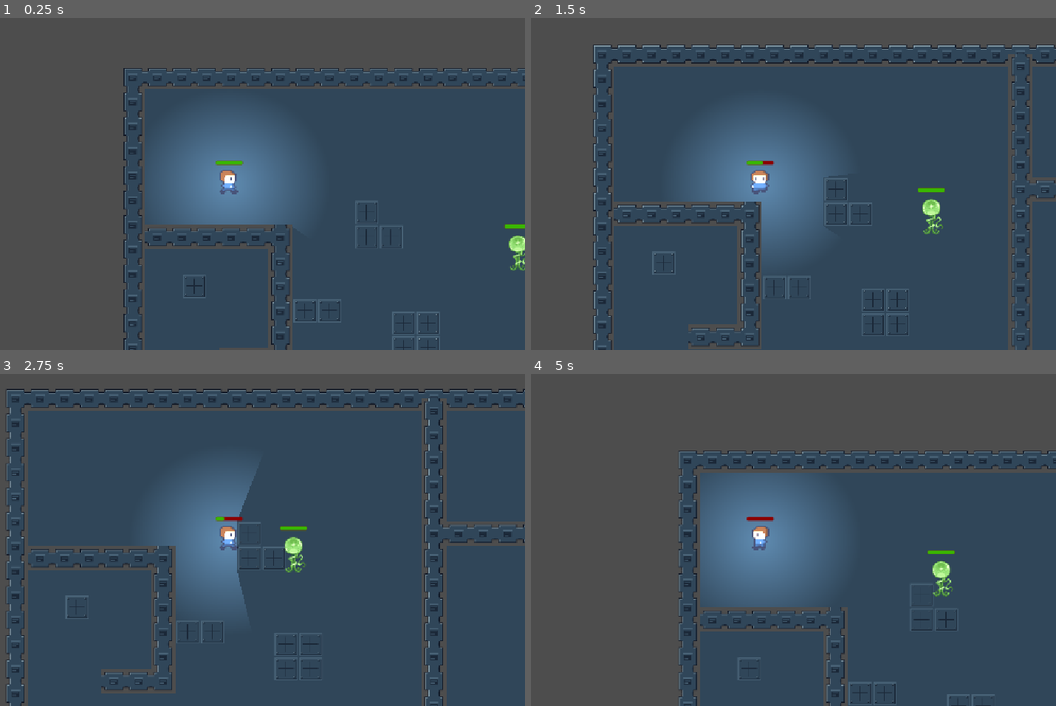
Above: before the commit, frames 1-4 (two rows, left to right).
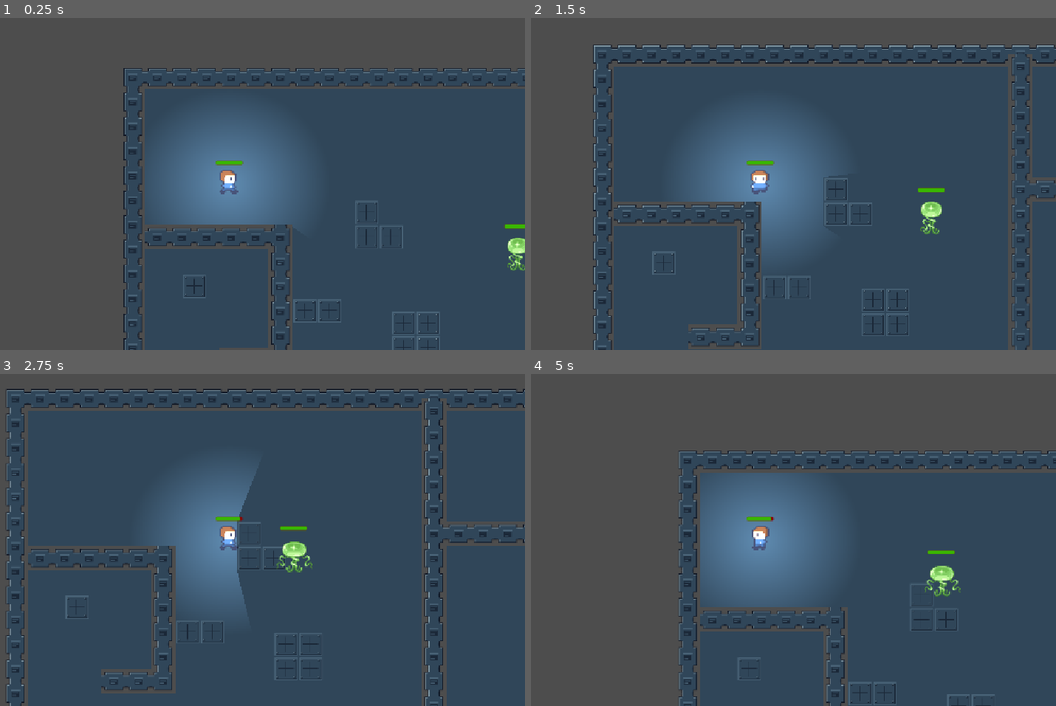
Above: after the commit, the same moments.

Repository: Simi-jpg/codesmelt-jam
Game: Godot game, scene res://scenes/level/dark.tscn
Two runs of this game, one before a commit and one after it. Both use one fixed random seed, a clock stepped at 60 frames per second and the inputs below. This scene is started directly instead of the project's main scene.
Inputs (mouse positions are in pixels of both pictures, inside the frame that each line leads up to):
- Up to frame 1 (0.25 s): no input
- Up to frame 2 (1.5 s): tap Enter (ui_accept) at 0.5, 0.77, 0.8, 1.07, 1.35 s; move the mouse to (888, 167) at 0.52 s; hold Right (ui_right) 0.53-1.28 s; click (888, 167) at 0.6 s; move the mouse to (641, 200) at 1.27 s; hold Down (ui_down) from 1.28 s (still down)
- Up to frame 3 (2.75 s): tap Enter (ui_accept) at 1.52, 1.82, 2.3 s; click (110, 556) at 1.55 s; move the mouse to (288, 466) at 2.02 s; release Down (ui_down) at 2.03 s; hold Right (ui_right) from 2.03 s (still down); click (288, 466) at 2.1 s
- Up to frame 4 (5 s): move the mouse to (730, 606) at 2.77 s; release Right (ui_right) at 2.78 s; hold Up (ui_up) 2.78-3.53 s; click (730, 606) at 2.85 s; tap Enter (ui_accept) at 3.02, 3.32, 3.6, 3.77, 4.07, 4.52, 4.82 s; move the mouse to (935, 589) at 3.52 s; hold Left (ui_left) from 3.53 s (still down); move the mouse to (583, 490) at 4.27 s; click (583, 490) at 4.35 s

The runs differ from the first frame. In frame 1, 0.2% of the frame differs, in the area x 96-100%, y 65-76%; in frame 2, 0.2%; in frame 3, 0.4%; in frame 4, 0.4%, in the area x 41-82%, y 42-68%.

Commit message:
player take damage

Diff:
--- a/project-red-gem/project.godot
+++ b/project-red-gem/project.godot
@@ -23,6 +23,7 @@
 [global_group]
 
 enemies=""
+player=""
 
 [input]
 
--- a/project-red-gem/scenes/character/glowy-alien.tscn
+++ b/project-red-gem/scenes/character/glowy-alien.tscn
@@ -104,6 +104,9 @@
 corner_radius_bottom_right = 2
 corner_radius_bottom_left = 2
 
+[sub_resource type="CircleShape2D" id="CircleShape2D_ce72v"]
+radius = 95.02105
+
 [node name="GlowyAlien" type="CharacterBody2D" unique_id=506719437 groups=["enemies"]]
 script = ExtResource("1_543gv")
 speed = 60.0
@@ -131,3 +134,10 @@
 [node name="HealthComponent" type="Node" parent="." unique_id=114413037]
 script = ExtResource("3_w5lni")
 metadata/_custom_type_script = "uid://blq850lrjhjdq"
+
+[node name="AttackArea" type="Area2D" parent="." unique_id=176814914]
+
+[node name="AttackCollision" type="CollisionShape2D" parent="AttackArea" unique_id=562244832]
+shape = SubResource("CircleShape2D_ce72v")
+
+[connection signal="body_entered" from="AttackArea" to="." method="_on_attack_area_body_entered"]
--- a/project-red-gem/scenes/character/player.tscn
+++ b/project-red-gem/scenes/character/player.tscn
@@ -6,6 +6,10 @@
 [ext_resource type="Texture2D" uid="uid://bu2qo6ruj6p4b" path="res://sprites/weapons/05_energy_sword.png" id="3_1y732"]
 
 [sub_resource type="GDScript" id="GDScript_bnvp8"]
+
+[sub_resource type="CapsuleShape2D" id="CapsuleShape2D_bnvp8"]
+radius = 5.0
+height = 38.0
 
 [sub_resource type="AtlasTexture" id="AtlasTexture_xub24"]
 atlas = ExtResource("1_vt0b6")
@@ -134,10 +138,7 @@
 corner_radius_bottom_right = 2
 corner_radius_bottom_left = 2
 
-[sub_resource type="CircleShape2D" id="CircleShape2D_0cnue"]
-radius = 49.010204
-
-[node name="Player" type="CharacterBody2D" unique_id=424066194]
+[node name="Player" type="CharacterBody2D" unique_id=424066194 groups=["player"]]
 z_index = 5
 script = ExtResource("1_tum32")
 
@@ -149,6 +150,14 @@
 [node name="Sword" type="Sprite2D" parent="Pivot/Swing" unique_id=1407610935]
 position = Vector2(28, 0)
 texture = ExtResource("3_1y732")
+
+[node name="AttackArea" type="Area2D" parent="Pivot/Swing/Sword" unique_id=981830259]
+position = Vector2(-28, 0)
+
+[node name="AttackCollision" type="CollisionShape2D" parent="Pivot/Swing/Sword/AttackArea" unique_id=2140938529]
+position = Vector2(35, -1)
+rotation = 1.5707964
+shape = SubResource("CapsuleShape2D_bnvp8")
 
 [node name="AnimatedSprite2D" type="AnimatedSprite2D" parent="." unique_id=2063649387]
 position = Vector2(-1, -3)
@@ -174,10 +183,5 @@
 value = 18.32
 show_percentage = false
 
-[node name="AttackArea" type="Area2D" parent="." unique_id=981830259]
-
-[node name="AttackCollision" type="CollisionShape2D" parent="AttackArea" unique_id=2140938529]
-shape = SubResource("CircleShape2D_0cnue")
-
-[connection signal="body_entered" from="AttackArea" to="." method="_on_attack_area_body_entered"]
-[connection signal="body_exited" from="AttackArea" to="." method="_on_attack_area_body_exited"]
+[connection signal="body_entered" from="Pivot/Swing/Sword/AttackArea" to="." method="_on_attack_area_body_entered"]
+[connection signal="body_exited" from="Pivot/Swing/Sword/AttackArea" to="." method="_on_attack_area_body_exited"]
--- a/project-red-gem/scripts/glowy_alien.gd
+++ b/project-red-gem/scripts/glowy_alien.gd
@@ -5,8 +5,10 @@
 @onready var health_bar: ProgressBar = $HealthBar
 @export var knockback_force: float = 250.0
 @export var knockback_friction: float = 1000.0
+@export var stop_distance: float = 20.0
 var knockback_velocity: Vector2 = Vector2.ZERO
 @export var speed: float = 100.0
+@onready var animated_sprite: AnimatedSprite2D = $Glowy
 
 func _ready() -> void:
 	health.health_changed.connect(_on_health_changed)
@@ -16,11 +18,15 @@
 
 func _physics_process(delta):
 	if player:
-		var direction = global_position.direction_to(player.global_position)
-		velocity = direction * speed
+		if global_position.distance_to(player.global_position) > stop_distance:
+			var direction = global_position.direction_to(player.global_position)
+			velocity = direction * speed
+		else:
+			velocity = Vector2.ZERO
 		velocity += knockback_velocity
 		knockback_velocity = knockback_velocity.move_toward(Vector2.ZERO, knockback_friction * delta)
 		move_and_slide()
+		update_animation()
 
 func take_damage(amount: int):
 	var knockback_direction = global_position.direction_to(player.global_position)
@@ -33,3 +39,16 @@
 func _on_health_changed(current_health: int, max_health: int):
 	health_bar.max_value = max_health
 	health_bar.value = current_health
+
+func update_animation():
+	if abs(velocity.x) < 1.0:
+		animated_sprite.play("idle")
+	elif velocity.x < 0:
+		animated_sprite.play("move_left")
+	else:
+		animated_sprite.play("move_right")
+
+
+func _on_attack_area_body_entered(body: Node2D) -> void:
+	if body.is_in_group("player"):
+		body.take_damage(10)
--- a/project-red-gem/scripts/player.gd
+++ b/project-red-gem/scripts/player.gd
@@ -10,13 +10,15 @@
 @onready var pivot: Node2D = $Pivot
 @onready var swing: Node2D = $Pivot/Swing
 @onready var sword: Sprite2D = $Pivot/Swing/Sword
+@onready var attack_area: Area2D = $Pivot/Swing/Sword/AttackArea
 
 var attacking = false
 var last_direction: String = "down"
 
-var enemies_in_range: Array[Node2D] = []
+#var enemies_in_range: Array[Node2D] = []
 
 func _ready():
+	attack_area.monitoring = false
 	sword.visible = false
 	health.died.connect(_on_died)
 	health.health_changed.connect(_on_health_changed)
@@ -40,10 +42,6 @@
 	)
 	if direction != Vector2.ZERO:
 		pivot.rotation = direction.angle()
-
-	if Input.is_action_just_pressed("ui_accept"):
-		health.take_damage(10)
-		health_bar.value = health.current_health
 
 	if not attacking:
 		velocity = direction * speed
@@ -74,17 +72,14 @@
 
 func _on_attack_area_body_entered(body: Node2D) -> void:
 	if body.is_in_group("enemies"):
-		enemies_in_range.append(body)
-
-func _on_attack_area_body_exited(body: Node2D) -> void:
-	if body.is_in_group("enemies"):
-		enemies_in_range.erase(body)
-
-
+		if body.has_method("take_damage"):
+			body.take_damage(10)
+func take_damage(amount: int):
+	health.take_damage(amount)
 func attack() -> void:
 	if attacking:
 		return
-
+	attack_area.monitoring = true
 	attacking = true
 	sword.visible = true
 	var tween = create_tween()
@@ -98,15 +93,8 @@
 		0.2
 	)
 	tween.tween_callback(func():
+		attack_area.monitoring = false
 		sword.visible = false
 		attacking = false
 		swing.rotation_degrees = 0
 		)
-	if enemies_in_range.is_empty():
-		return
-
-	var enemy = enemies_in_range[0]
-
-	if is_instance_valid(enemy):
-		if enemy.has_method("take_damage"):
-			enemy.take_damage(10)
